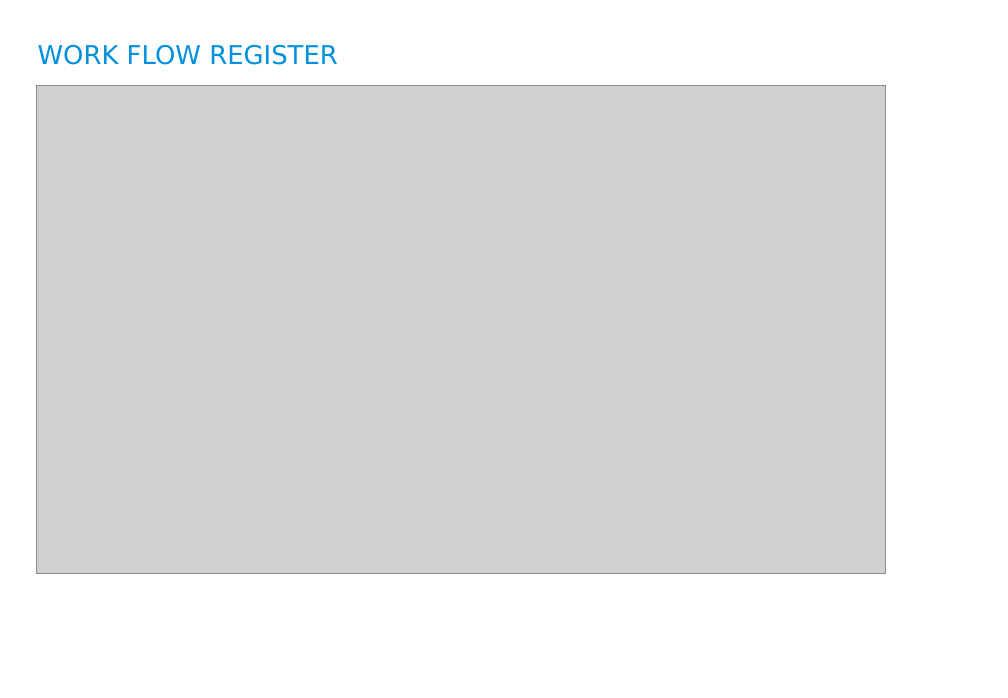
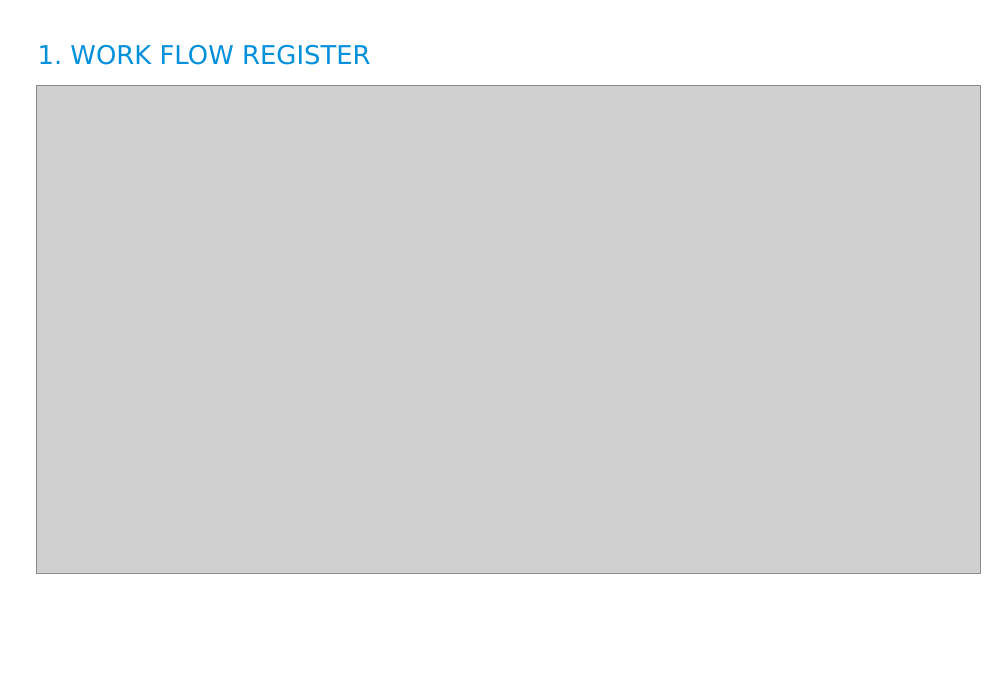
Before and after one commit to harrismz/daily_output_frontend, a slide deck: slide 4 of Work Instuction.ppt. Drawn at 1008x698 pixels with LibreOffice and Linux fonts; fonts in the diff are those of the drawing; grey boxes stand for pictures; background and template pictures are left out. Boxes give left, top, right and bottom in pixels: in the first picture for what was removed or moved away, otherwise in the second. Text is boxed around its words. In the diff, an @@ line names an element or a change of style, - is before the commit and + after.

```diff
--- a/Work Instuction.ppt
+++ b/Work Instuction.ppt
@@ title at <box>38,44,371,65</box>: text changed @@
-WORK FLOW REGISTER
+1. WORK FLOW REGISTER
@@ picture: place and size @@
-picture at <box>36,86,885,573</box>
+picture at <box>36,86,980,573</box>
```
Also in this commit, not shown: 9 other slides changed, 4 slides added, 1 slide removed, 2 other files.
